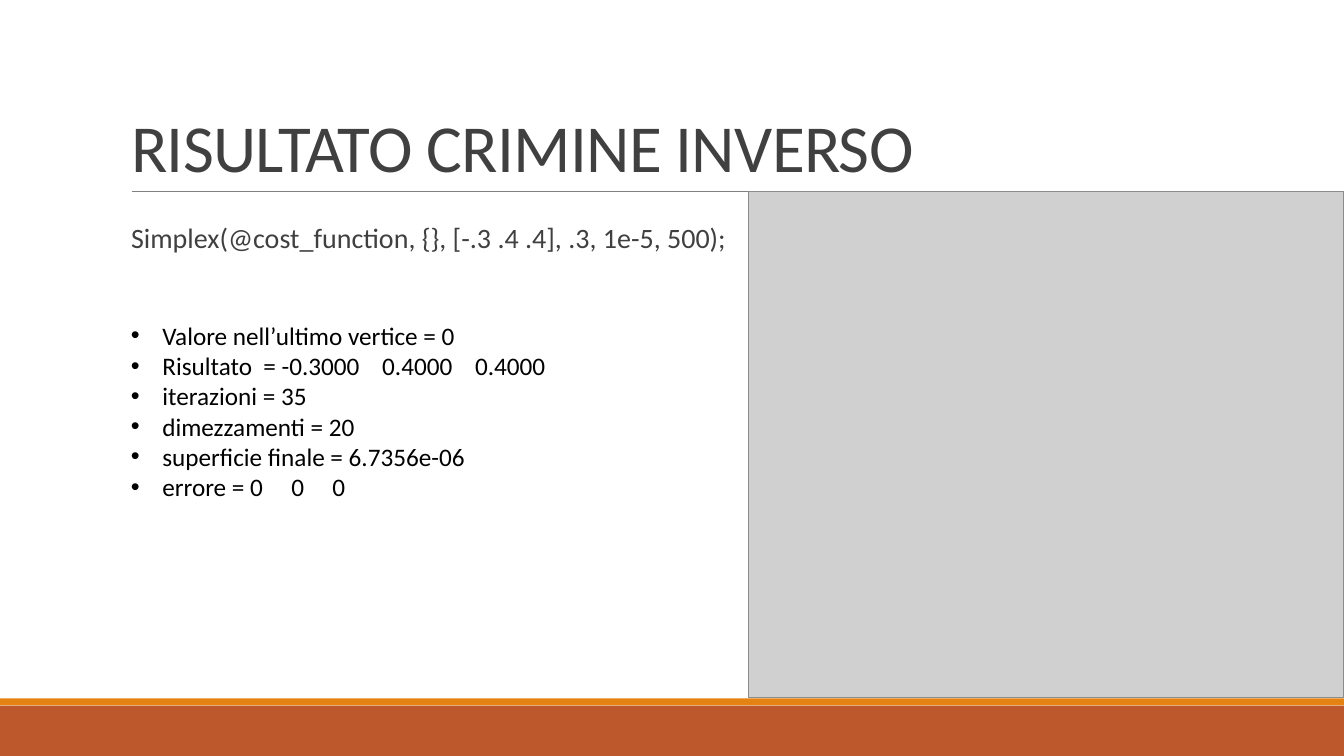
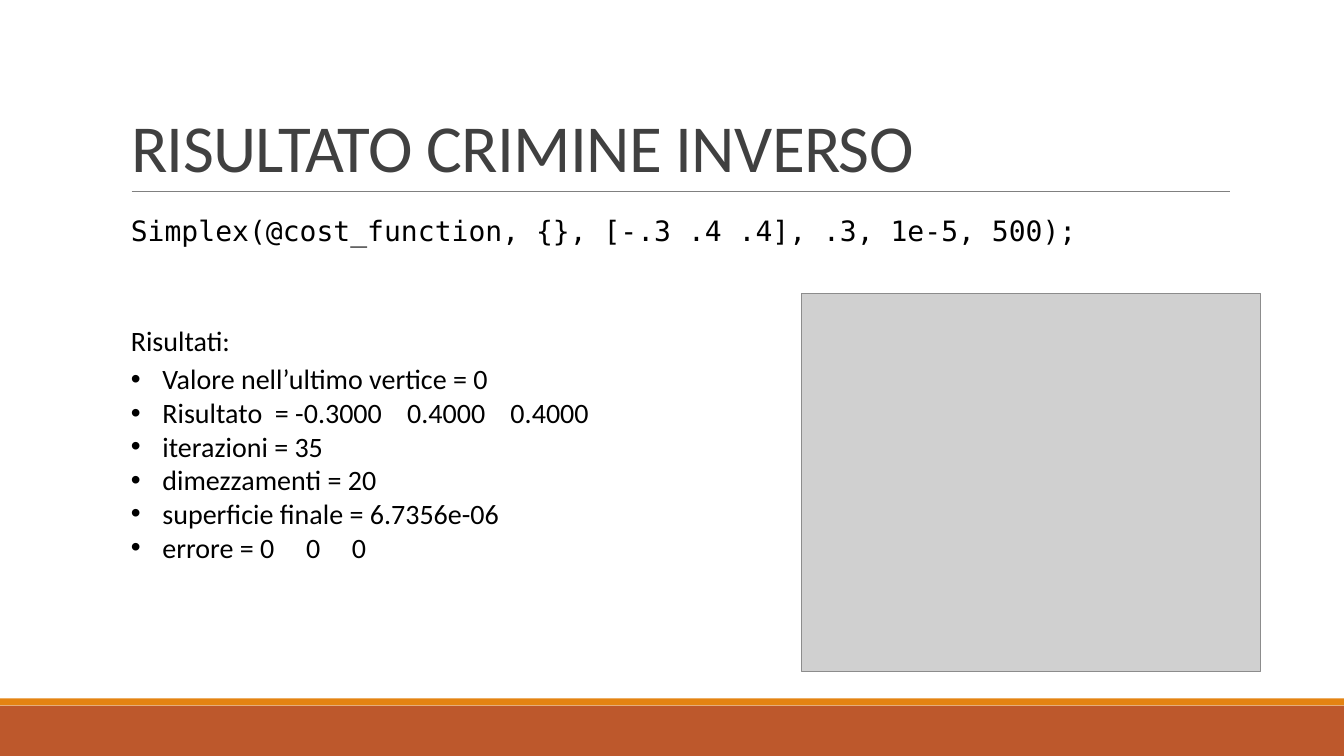
Before and after one commit to baldimario/Simplex, a slide deck: slide 15 of IDENTICAZIONE SISTEMA DI CARICHE PUNTIFORMI DA MISURE DI.pptx. Drawn at 1344x756 pixels with LibreOffice and Linux fonts; fonts in the diff are those of the drawing; grey boxes stand for pictures. Boxes give left, top, right and bottom in pixels: in the first picture for what was removed or moved away, otherwise in the second. Text is boxed around its words. In the diff, an @@ line names an element or a change of style, - is before the commit and + after.

```diff
--- a/IDENTICAZIONE SISTEMA DI CARICHE PUNTIFORMI DA MISURE DI.pptx
+++ b/IDENTICAZIONE SISTEMA DI CARICHE PUNTIFORMI DA MISURE DI.pptx
@@ text "Simplex(@cost_function, {}, [-.3 .4 .4], ...": place and size @@
-text "Simplex(@cost_function, {}, [-.3 .4 .4], ..." at (131,227,726,253)
+text "Simplex(@cost_function, {}, [-.3 .4 .4], ..." at (131,219,1076,247)
@@ text "Simplex(@cost_function, {}, [-.3 .4 .4], ..." at (131,219,1076,247): font Calibri to DejaVu Sans Mono, text colour #404040 to #000000; bullet   to none; line spacing 0.9 to 1; less space between paragraphs @@
@@ picture: place and size @@
-picture at (748,192,1344,698)
+picture at (803,293,1261,671)
@@ text "Valore nell’ultimo vertice = 0": place and size @@
-text "Valore nell’ultimo vertice = 0" at (162,327,545,496)
+text "Valore nell’ultimo vertice = 0" at (162,369,588,559)
@@ text "Valore nell’ultimo vertice = 0" at (162,369,588,559): size 18 to 20 pt @@
@@ text added at (131,331,230,352), 20 pt, text #000000 @@
+Risultati:
```
Also in this commit, not shown: 3 other slides changed.
